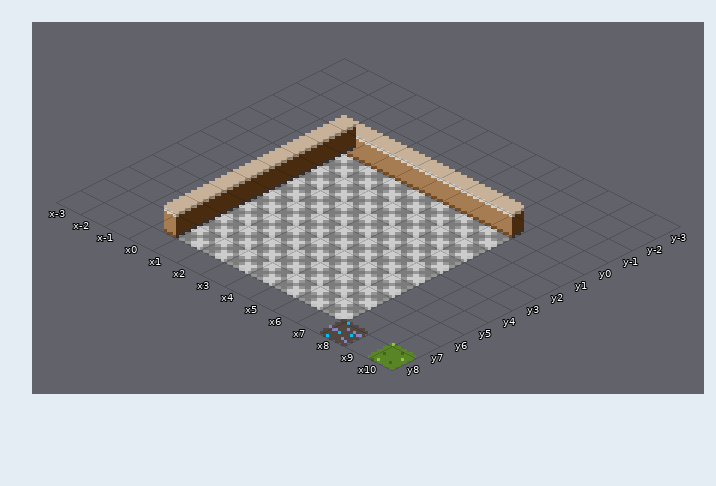
A Tiled map gets an edit: Assets/Levels/RockosWorld.tmx. The first picture shows the starting point.
Cells are 16x8 px. Isometric: x runs down to the right, y down to the left. Shown: x -3..10, y -3..8.
The result:
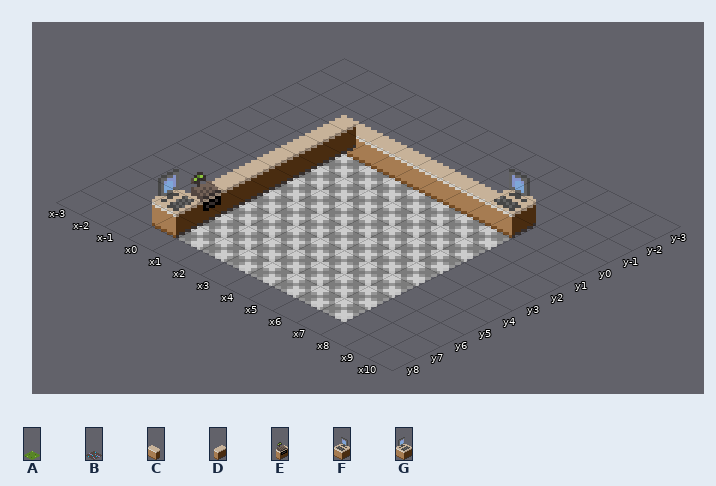
Key: from "FloorTiles": A 2, B 4; from "Objects": C 5, D 7, E 11, F 39, G 40.
_ is an empty cell, . an unchanged one.
Objects are placed by the point they stand on, in cells (3,4 is the top-left corner of cell 3,4); size is 1x1 cell unless given.
Changes in this commit:
--- layer "Floor"
@@ x 8..10 @@
- 8 B.A
+ 8 _._
--- layer "Collisions"
-C at 8,1 size 1x4
-D at 1,7 size 1x4
-D at 1,8 size 1x4
--- layer "Interactables"
+F "Safe2" at 8,1 size 1x4
+E "FullCashRegister" at 1,7 size 1x4
+G "Safe" at 1,8 size 1x4
Pixel boxes of the changes (left, top, right, bottom) in both pictures:
changed: (152, 169, 221, 232)
changed: (494, 169, 536, 232)
removed: (320, 319, 416, 370)
